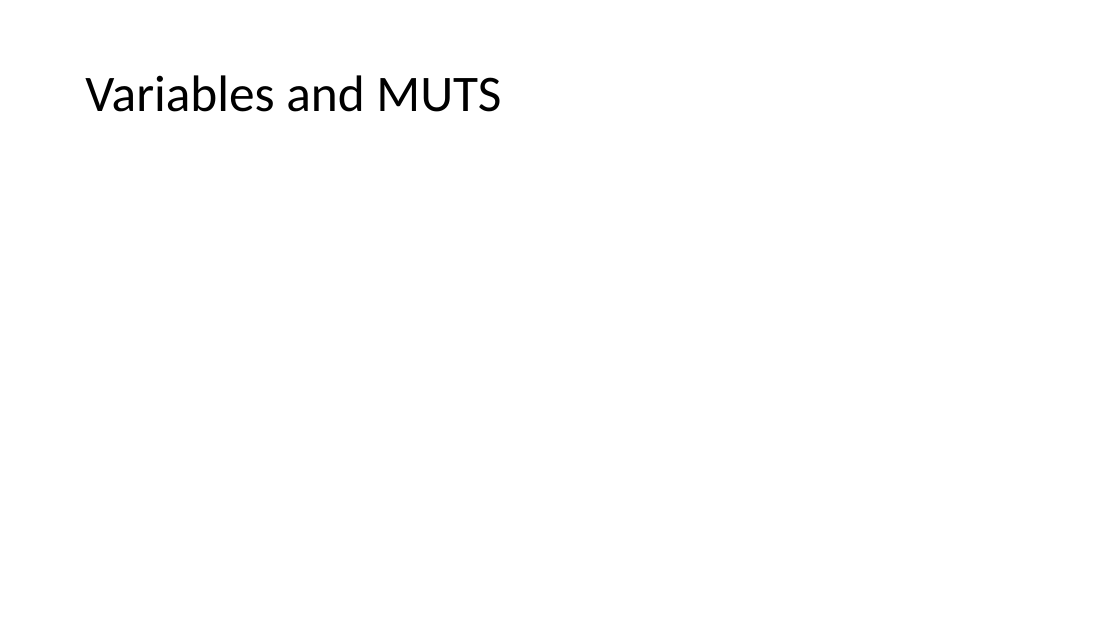
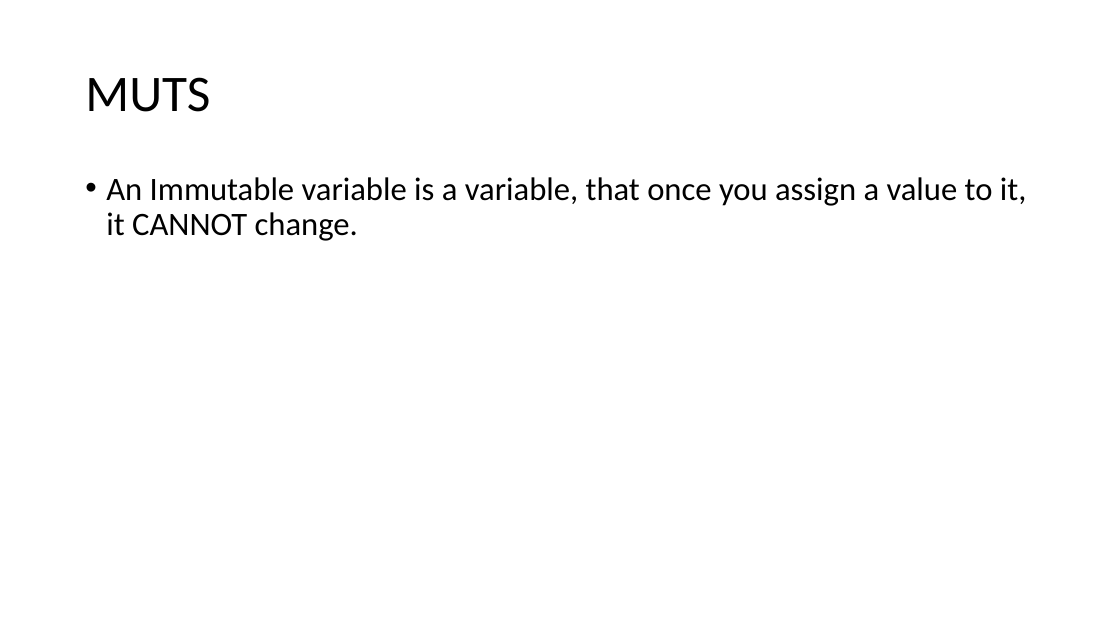
Before and after one commit to AlexbMitchelmore/WebDevRust, a slide deck: slide 7 of RUST.pptx. Drawn at 1120x630 pixels with LibreOffice and Linux fonts; fonts in the diff are those of the drawing. Boxes give left, top, right and bottom in pixels: in the first picture for what was removed or moved away, otherwise in the second. Text is boxed around its words. In the diff, an @@ line names an element or a change of style, - is before the commit and + after.

```diff
--- a/RUST.pptx
+++ b/RUST.pptx
@@ title at (x1=85, y1=77, x2=210, y2=112): text changed @@
-Variables and MUTS
+MUTS
@@ text added at (x1=106, y1=177, x2=1027, y2=241), 28 pt, text #000000 @@
+• An Immutable variable is a variable, that once you assign a value to it, it CANNOT change.
```
